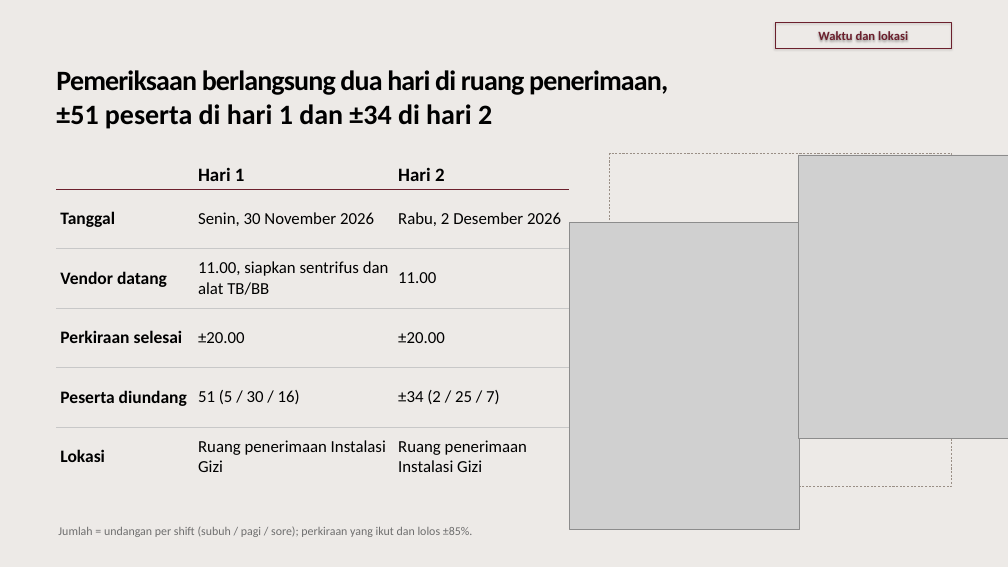
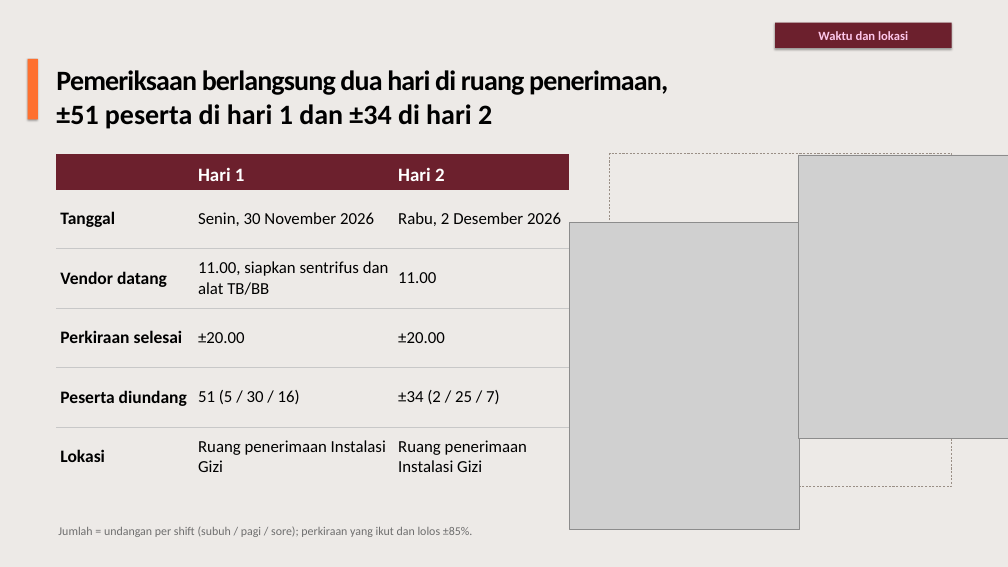
Before and after one commit to myrinne/ClaudeCode-Output, a slide deck: slide 4 of Techmeet Vendor Tesis/Techmeet Vendor - Hari H.pptx. Drawn at 1008x567 pixels with LibreOffice and Linux fonts; fonts in the diff are those of the drawing; grey boxes stand for pictures. Boxes give left, top, right and bottom in pixels: in the first picture for what was removed or moved away, otherwise in the second. Text is boxed around its words. In the diff, an @@ line names an element or a change of style, - is before the commit and + after.

```diff
--- a/Techmeet Vendor Tesis/Techmeet Vendor - Hari H.pptx
+++ b/Techmeet Vendor Tesis/Techmeet Vendor - Hari H.pptx
@@ rectangle "Waktu dan lokasi" at (x1=775, y1=23, x2=952, y2=48): text colour #6C202D to #FDC6E9; fill none to #6C202D; outline #6C202D 0.75 pt to none @@
@@ rectangle added at (x1=28, y1=59, x2=38, y2=119), fill #FE702F @@
@@ table at (x1=56, y1=154, x2=569, y2=486) @@
@@ fill none to #6C202D in row 1 @@
@@ text colour #000000 to #FFFFFF in "Hari 1", "Hari 2" @@
```
Also in this commit, not shown: 9 other slides changed, 1 other file.
